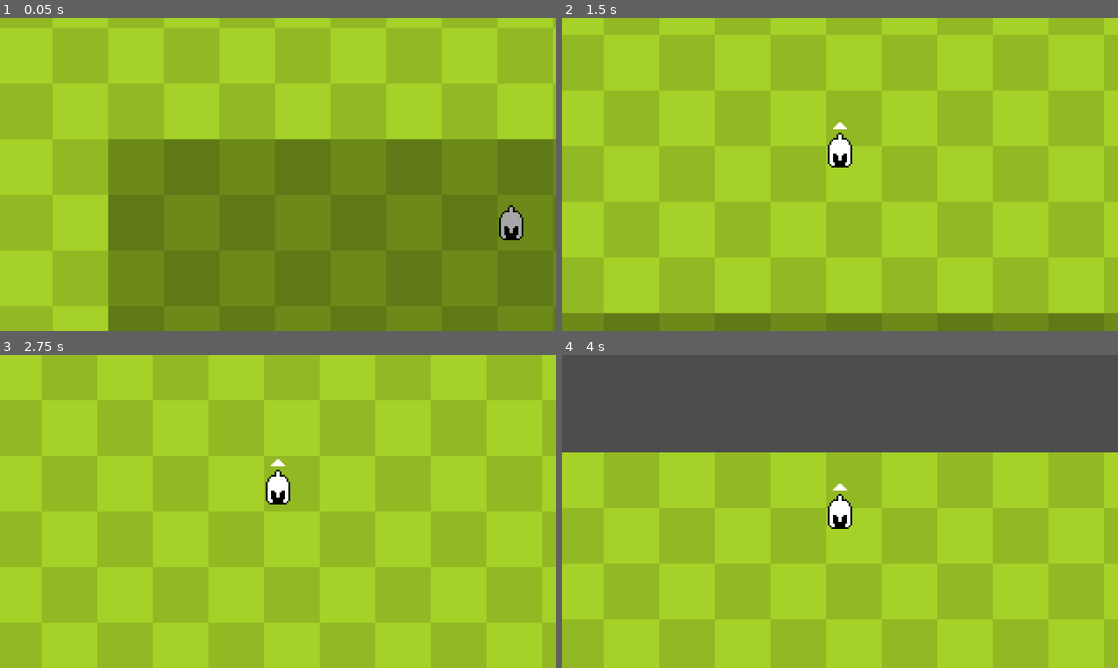
Above: before the commit, frames 1-4 (two rows, left to right).
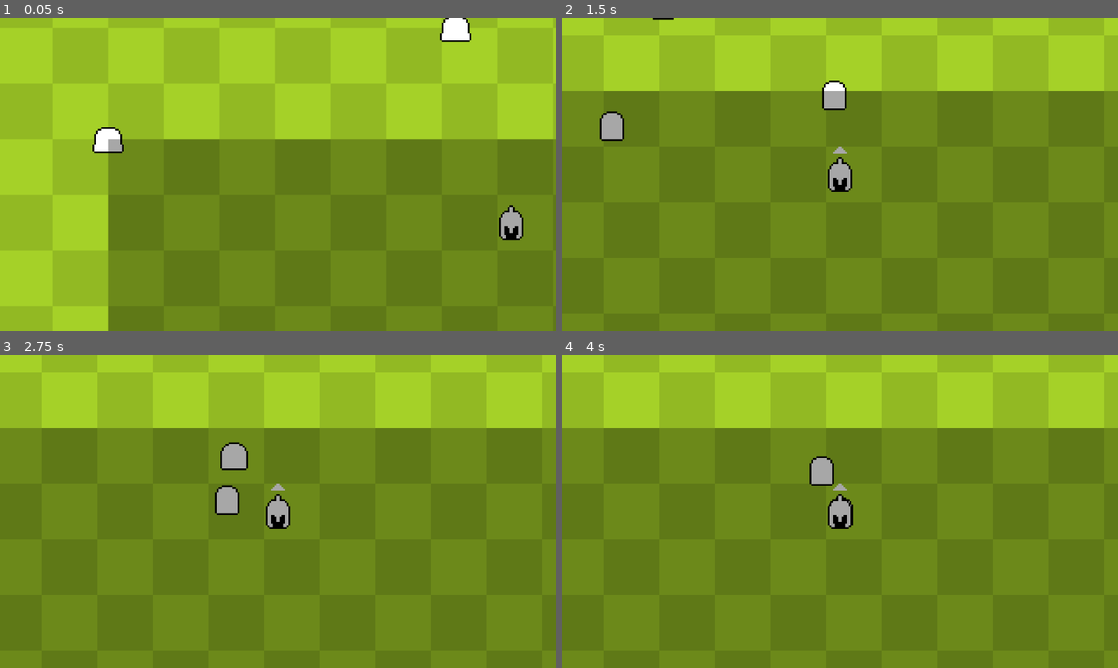
Above: after the commit, the same moments.

Repository: leon-fenzl/GGJ2024
Game: Godot game, scene res://Scenes/game.tscn
Two runs of this game, one before a commit and one after it. Both use one fixed random seed, a clock stepped at 60 frames per second and the inputs below.
Inputs (mouse positions are in pixels of both pictures, inside the frame that each line leads up to):
- Up to frame 1 (0.05 s): no input
- Up to frame 2 (1.5 s): move the mouse to (867, 174) at 0.52 s; hold W (forward) from 0.53 s (still down); click (867, 174) at 0.6 s; move the mouse to (812, 174) at 1.27 s; click (812, 174) at 1.35 s
- Up to frame 3 (2.75 s): keep holding W (forward); move the mouse to (289, 505) at 2.02 s; click (289, 505) at 2.1 s
- Up to frame 4 (4 s): keep holding W (forward); move the mouse to (834, 517) at 2.77 s; click (834, 517) at 2.85 s; move the mouse to (878, 514) at 3.52 s; click (878, 514) at 3.6 s

The runs differ from the first frame. In frame 1, 0.8% of the frame differs, in the area x 16-85%, y 0-44%; in frame 2, 71%; in frame 3, 77%; in frame 4, 100%, in the area x 0-100%, y 0-100%.
Error after the commit: Invalid access to property or key 'bodies' on a base object of type 'Area2D'. (res://Scripts/PlayerSetup.gd:21)

Commit message:
Final Update

Diff:
--- a/Scenes/game.tscn
+++ b/Scenes/game.tscn
@@ -3,8 +3,8 @@
 [ext_resource type="PackedScene" uid="uid://djxvfnpn2688g" path="res://Scenes/game_manager.tscn" id="1_1iph4"]
 [ext_resource type="PackedScene" uid="uid://dboexbvi8f127" path="res://chars/2d_td_player.tscn" id="2_7biwl"]
 [ext_resource type="PackedScene" uid="uid://b8l8o1h4bc8yp" path="res://Scenes/level.tscn" id="2_q8p25"]
-[ext_resource type="PackedScene" uid="uid://ds4h6scd60bj7" path="res://Scenes/spawner.tscn" id="3_n2vky"]
 [ext_resource type="Script" path="res://Scripts/RebakeNavmesh.gd" id="3_v75vc"]
+[ext_resource type="PackedScene" uid="uid://0phyn1ps6df7" path="res://chars/ai_mob.tscn" id="4_tkhjl"]
 
 [sub_resource type="NavigationPolygon" id="NavigationPolygon_ge766"]
 vertices = PackedVector2Array(614, 358, -614, 358, -614, -358, 614, -358)
@@ -18,6 +18,17 @@
 
 [node name="Level" parent="." instance=ExtResource("2_q8p25")]
 
+[node name="2d_td_ai" parent="." node_paths=PackedStringArray("target") instance=ExtResource("4_tkhjl")]
+target = NodePath("../2D_TD_Player")
+
+[node name="2d_td_ai2" parent="." node_paths=PackedStringArray("target") instance=ExtResource("4_tkhjl")]
+position = Vector2(200, -64)
+target = NodePath("../2D_TD_Player")
+
+[node name="2d_td_ai3" parent="." node_paths=PackedStringArray("target") instance=ExtResource("4_tkhjl")]
+position = Vector2(56, -120)
+target = NodePath("../2D_TD_Player")
+
 [node name="NavigationRegion2D" type="NavigationRegion2D" parent="."]
 navigation_polygon = SubResource("NavigationPolygon_ge766")
 script = ExtResource("3_v75vc")
@@ -26,9 +37,6 @@
 [node name="Timer" type="Timer" parent="NavigationRegion2D"]
 wait_time = 0.25
 autostart = true
-
-[node name="Spawner" parent="NavigationRegion2D" node_paths=PackedStringArray("player") instance=ExtResource("3_n2vky")]
-player = NodePath("../../2D_TD_Player")
 
 [node name="2D_TD_Player" parent="." instance=ExtResource("2_7biwl")]
 position = Vector2(232, 48)
@@ -49,6 +57,7 @@
 offset_bottom = 720.0
 
 [node name="PauseMenu" type="Control" parent="Control"]
+process_mode = 2
 anchors_preset = 0
 offset_right = 1280.0
 offset_bottom = 720.0
--- a/Scripts/PlayerSetup.gd
+++ b/Scripts/PlayerSetup.gd
@@ -8,8 +8,7 @@
 @onready var ctrlr := $PlayerCtrlr
 func _ready():
 	cam.zoom = zoom
-func _physics_process(delta):
-	move_and_slide()
+func _input(event):
 	if Input.is_action_just_pressed("grab"):
 		if aiTarget != null:
 			aiTarget.state = 1
@@ -18,11 +17,16 @@
 			aiTarget.state = 2
 			aiTarget.launchDir = velocity
 			aiTarget = null
-func _on_area_2d_body_entered(body):
+func _physics_process(delta):
+	$LevitationArea.bodies
+	move_and_slide()
+func _on_levitation_area_body_entered(body):
 	if body.is_in_group("mob"):
 		if aiTarget ==null:
 			aiTarget = body
-#func _on_area_2d_body_exited(body):
-	#if body.is_in_group("mob"):
-		#if aiTarget !=null:
-			#aiTarget = null
+			print(aiTarget)
+func _on_levitation_area_body_exited(body):
+	if body == aiTarget :
+		if aiTarget !=null:
+			aiTarget = null
+			print(aiTarget)
--- a/Scripts/game_manager.gd
+++ b/Scripts/game_manager.gd
@@ -1,7 +1,7 @@
 extends Node
 
-@export var pauseUIRef : NodePath
-@onready var pauseUI = get_node(pauseUIRef)
+#@export var pauseUIRef : NodePath
+#@onready var pauseUI = get_node(pauseUIRef)
 @export var player : Node2D
 func _ready():
 	Input.mouse_mode = Input.MOUSE_MODE_CAPTURED
--- a/chars/2d_td_player.tscn
+++ b/chars/2d_td_player.tscn
@@ -220,7 +220,7 @@
 transitions = ["Start", "WalkBS", SubResource("AnimationNodeStateMachineTransition_e8w8n")]
 
 [node name="2D_TD_Player" type="CharacterBody2D"]
-collision_mask = 26
+collision_mask = 30
 platform_floor_layers = 4294967291
 platform_wall_layers = 4
 script = ExtResource("1_nxxd0")
@@ -235,6 +235,7 @@
 
 [node name="CollisionShape2D" type="CollisionShape2D" parent="LevitationArea"]
 shape = SubResource("CircleShape2D_t8jby")
+debug_color = Color(0.870588, 0, 0.843137, 0.419608)
 
 [node name="Camera2D" type="Camera2D" parent="."]
 position_smoothing_speed = 10.0
@@ -267,4 +268,5 @@
 anim_player = NodePath("../AnimationPlayer")
 parameters/WalkBS/blend_position = Vector2(0, 0)
 
-[connection signal="body_entered" from="LevitationArea" to="." method="_on_area_2d_body_entered"]
+[connection signal="body_entered" from="LevitationArea" to="." method="_on_levitation_area_body_entered"]
+[connection signal="body_exited" from="LevitationArea" to="." method="_on_levitation_area_body_exited"]
Binary file added: Art/HUD.png
Not shown, added: Art/HUD.png.import
